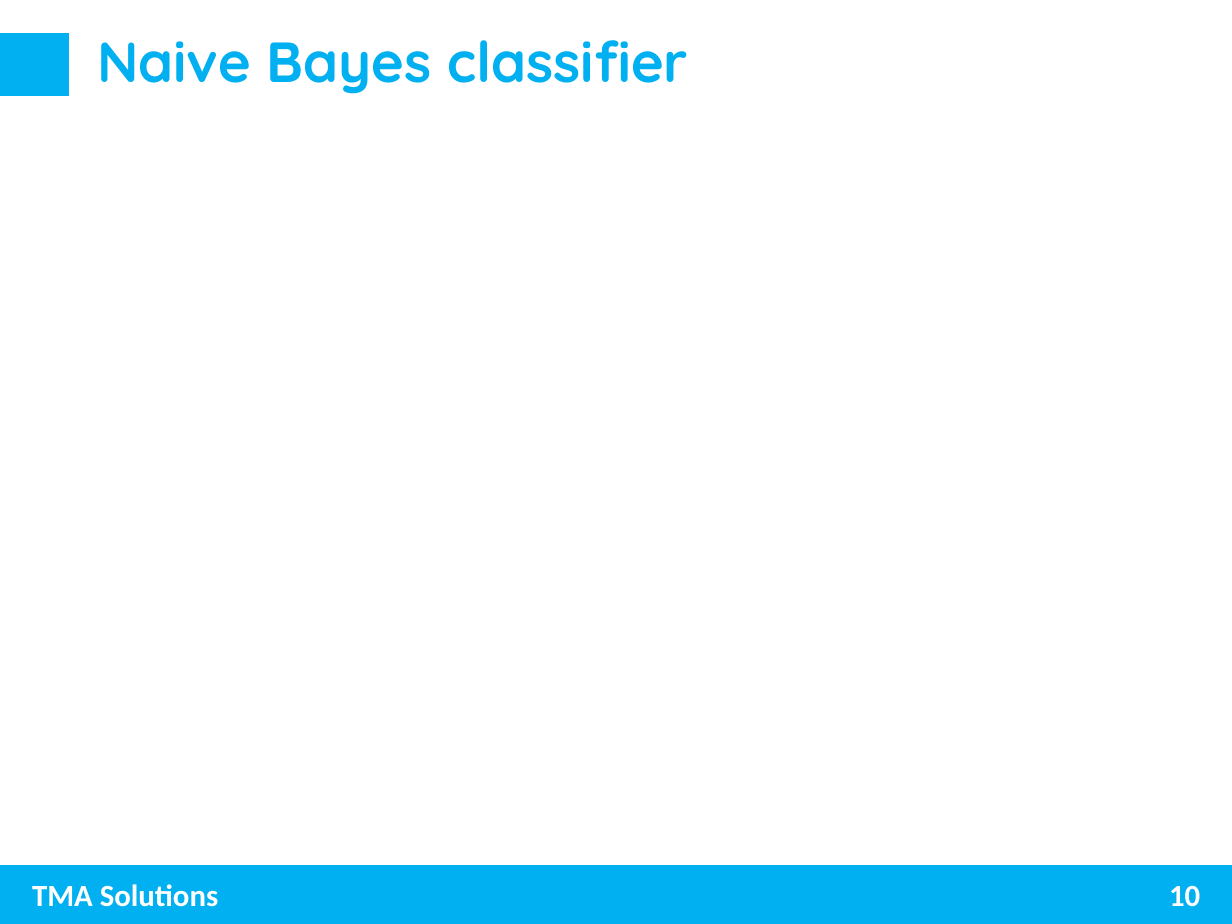
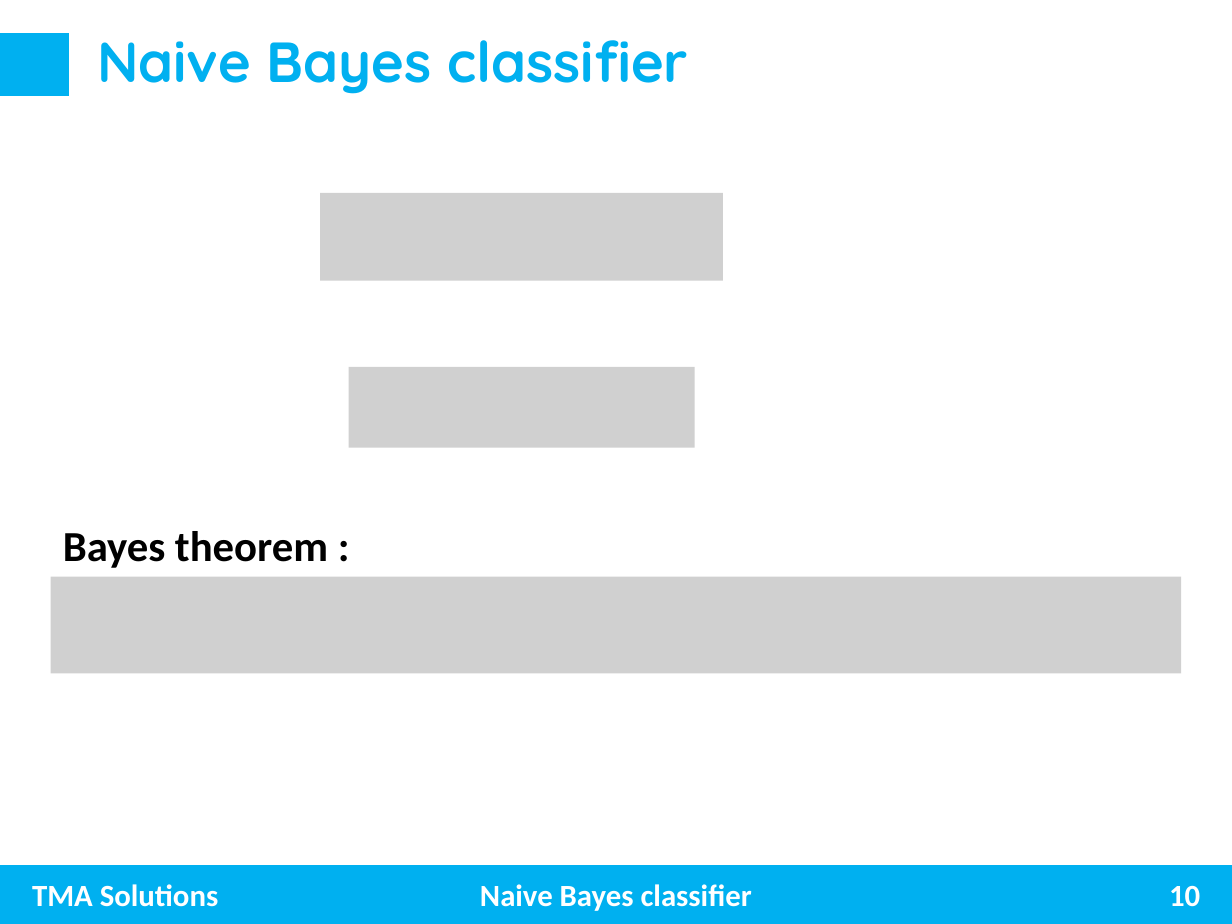
Before and after one commit to trungnghia2009/MachineLearning, a slide deck: slide 10 of Naive Bayes.pptx. Drawn at 1232x924 pixels with LibreOffice and Linux fonts; fonts in the diff are those of the drawing; grey boxes stand for pictures. Boxes give left, top, right and bottom in pixels: in the first picture for what was removed or moved away, otherwise in the second. Text is boxed around its words. In the diff, an @@ line names an element or a change of style, - is before the commit and + after.

Commit message:
add more detail to Naive Bayes

```diff
--- a/Naive Bayes.pptx
+++ b/Naive Bayes.pptx
@@ picture added at [320,193,723,281] @@
@@ picture added at [349,367,695,448] @@
@@ text added at [63,531,328,568], 25 pt, text #000000, bold @@
+Bayes theorem :
@@ picture added at [51,577,1181,673] @@
@@ text added at [480,884,752,911], 18 pt, text #FFFFFF, bold @@
+Naive Bayes classifier
```
Also in this commit, not shown: 2 other slides changed, 6 slides added.
